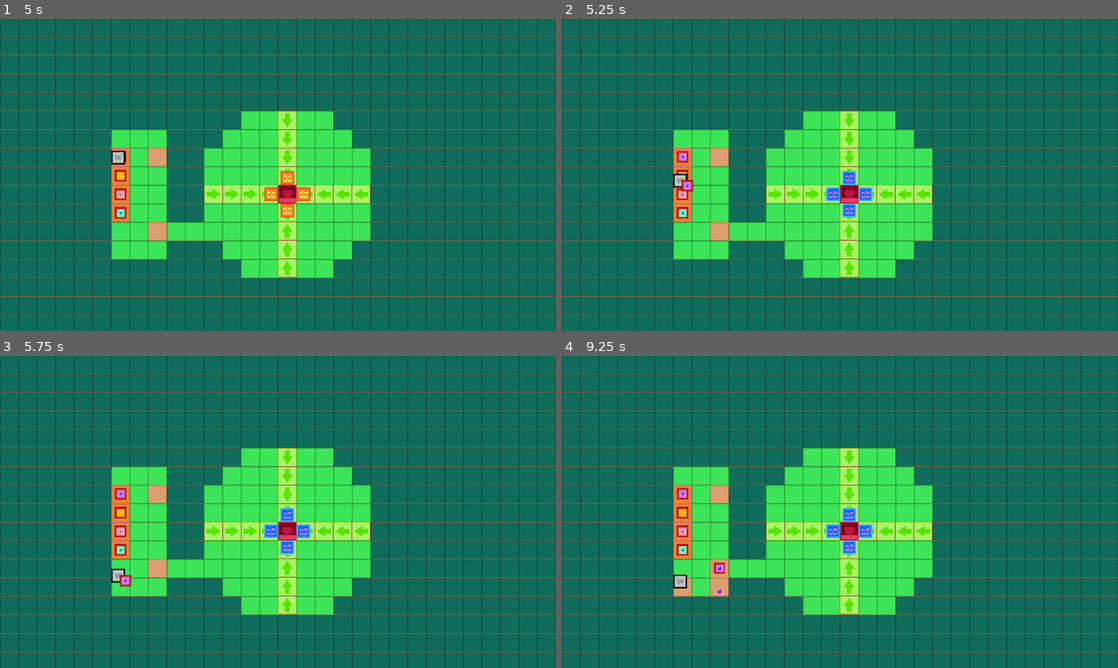
Above: before the commit, frames 1-4 (two rows, left to right).
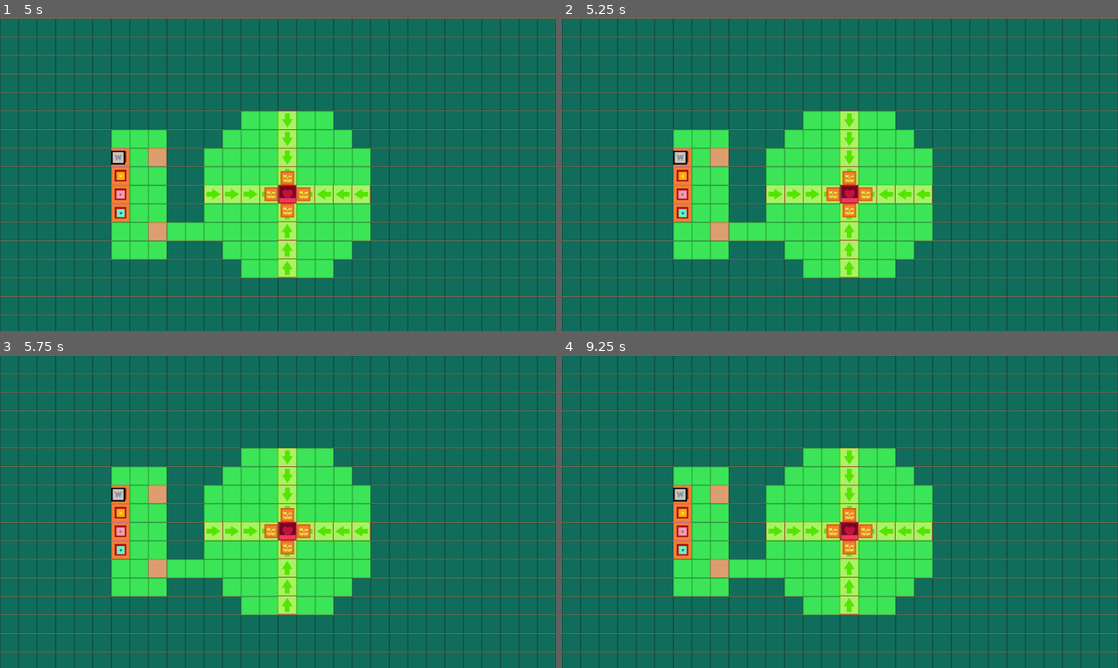
Above: after the commit, the same moments.

Repository: stirs1/wizardfarmer
Game: Godot game, scene res://main.tscn
Two runs of this game, one before a commit and one after it. Both use one fixed random seed, a clock stepped at 60 frames per second and the inputs below.
Inputs:
- Up to frame 1 (5 s): hold Right (move_right) 0.53-1.28 s; tap P (pick_place) at 0.6, 2.1, 3.6 s; hold Down (move_down) 1.28-2.03 s; tap T (till) at 1.35, 2.85, 4.35 s; hold Right (move_right) 2.03-2.78 s; hold Up (move_up) 2.78-3.53 s; hold Left (move_left) from 3.53 s (still down); tap D (debug) at 4.15 s; tap ` (pause, bound only after the commit) at 4.9 s
- Up to frame 2 (5.25 s): tap Enter at 5 s; release Left (move_left) at 5.03 s; hold Down (move_down) from 5.03 s (still down); tap P (pick_place) at 5.1 s
- Up to frame 3 (5.75 s): keep holding Down (move_down)
- Up to frame 4 (9.25 s): release Down (move_down) at 5.78 s; hold Right (move_right) 5.78-6.53 s; tap T (till) at 5.85, 7.35, 8.85 s; tap Space at 6.5 s; hold Up (move_up) 6.53-7.28 s; tap P (pick_place) at 6.6, 8.1 s; hold Right (move_right) 7.28-8.03 s; hold Down (move_down) 8.03-8.78 s; hold Left (move_left) from 8.78 s (still down)

Frame 1 is identical in both runs. In frame 2, 0.7% of the frame differs, in the area x 20-56%, y 42-64%; in frame 3, 0.8%; in frame 4, 1.1%, in the area x 20-56%, y 42-78%.

Commit message:
game manager - pause/unpause

Diff:
--- /dev/null
+++ b/GameManager.gd
@@ -0,0 +1,26 @@
+extends Node
+
+# can access when the game is paused from any script using this signal
+signal game_paused(is_paused: bool)
+
+var gm_dtag := "GAME MANAGER: "
+# setter that, when anything changes is_paused, sets the new value to either
+# true or false, then pauses the whole tree, then emits the signal.
+var is_paused: bool = false:
+    set(value):
+        is_paused = value
+        get_tree().paused = value
+        game_paused.emit(value)
+
+# makes sure this script runs even when game is paused.
+# NOTE: i thought autoloads are always on, but i guess not? confuse
+func _ready():
+    process_mode = Node.PROCESS_MODE_ALWAYS
+    is_paused = false
+
+# assigns pause to a key
+func _unhandled_input(event):
+    if event.is_action_pressed("pause"):
+        print(gm_dtag, "Debug key pressed! Current pause state: ", is_paused)
+        is_paused = !is_paused
+        print(gm_dtag, "Game is now: ", "paused" if is_paused else "unpaused")
--- a/Global.gd
+++ b/Global.gd
@@ -110,7 +110,3 @@
     # defining wizard global position and grid coordinates
     wizard_position = wizard.global_position
     wizard_cell_position = round(wizard_position / tile_size)
-
-    #check to see if wizard position is updating
-    #print(wizard_position)
-    #print(wizard_cell_position)
--- a/enemy_pumpkin.gd
+++ b/enemy_pumpkin.gd
@@ -12,6 +12,7 @@
 
 var new_health: int = 0
 var projectile_count: int = 0
+var pump_dtag := "PUMPKIN: "
 
 func _ready():
     # TODO: Set initial start position
@@ -33,19 +34,19 @@
     if area.is_in_group("Projectiles"):
 
         # DEBUG
-        print("pumpkin hit by: ", area)
-        print("pumpkin health before hit: ", health)
-        print("pumpkin new_health before hit: ", new_health)
+        print(pump_dtag, "pumpkin hit by: ", area)
+        print(pump_dtag, "pumpkin health before hit: ", health)
+        print(pump_dtag, "pumpkin new_health before hit: ", new_health)
 
         new_health = health - area.projectile_damage
 
         # DEBUG
-        print("pumpkin new_health after hit: ", new_health)
+        print(pump_dtag, "pumpkin new_health after hit: ", new_health)
 
         health = new_health
 
         #DEBUG
-        print("health after all the calculations: ", health)
+        print(pump_dtag, "health after all the calculations: ", health)
 
         # kill the enemy
         if health <= 0:
--- a/main.gd
+++ b/main.gd
@@ -1,4 +1,14 @@
 extends Node2D
+
+var m_tag := "MAIN: "
 
 func _ready():
     pass
+
+# debugging from main node
+func _unhandled_input(event: InputEvent) -> void:
+
+    # get readable scene tree (not when game is paused tho)
+    if event.is_action_pressed("debug"):
+        var tree = get_tree_string_pretty()
+        print(tree)
--- a/project.godot
+++ b/project.godot
@@ -20,6 +20,7 @@
 Global="*res://Global.gd"
 Tilling="*res://Tilling.gd"
 PickPlace="*res://pick_place.gd"
+GameManager="*res://GameManager.gd"
 CombatManager="res://CombatManager.gd"
 
 [debug]
@@ -84,6 +85,11 @@
 "events": [Object(InputEventKey,"resource_local_to_scene":false,"resource_name":"","device":-1,"window_id":0,"alt_press …(192 unchanged characters)…
 ]
 }
+pause={
+"deadzone": 0.5,
+"events": [Object(InputEventKey,"resource_local_to_scene":false,"resource_name":"","device":-1,"window_id":0,"alt_pressed":false,"shift_pressed":false,"ctrl_pressed":false,"meta_pressed":false,"pressed":false,"keycode":0,"physical_keycode":96,"key_label":0,"unicode":96,"location":0,"echo":false,"script":null)
+]
+}
 
 [layer_names]
 
